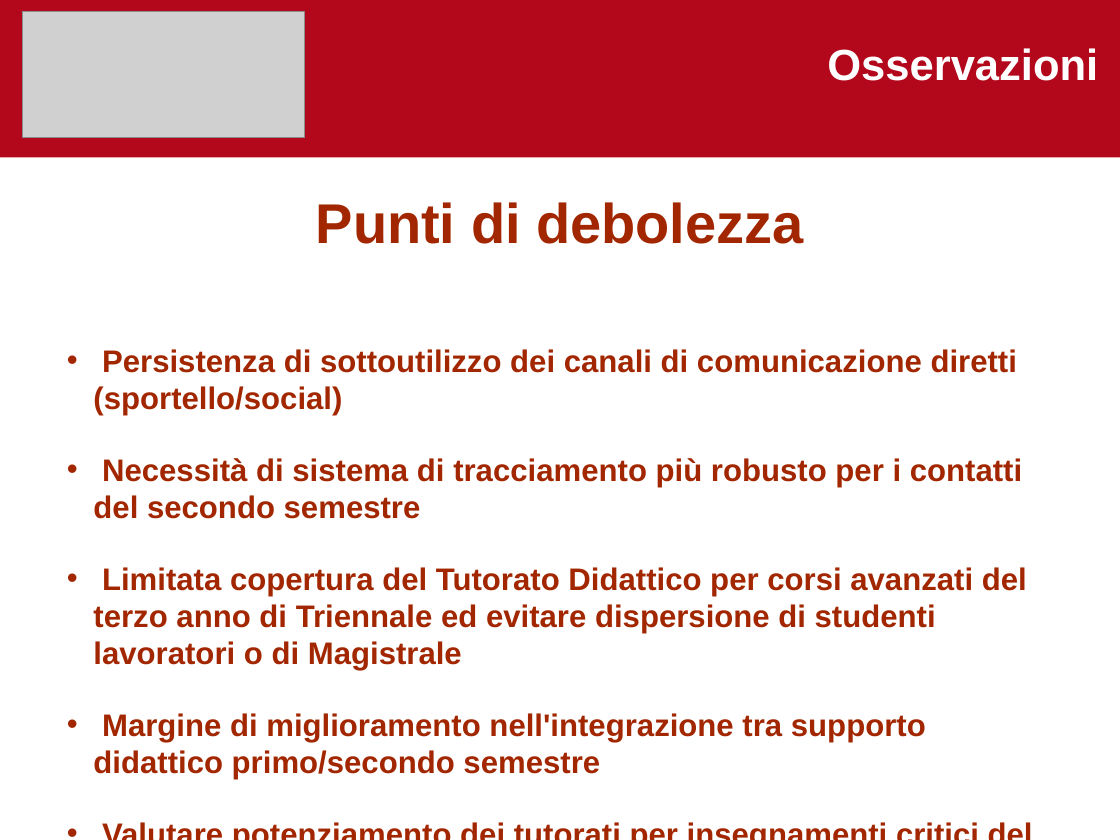
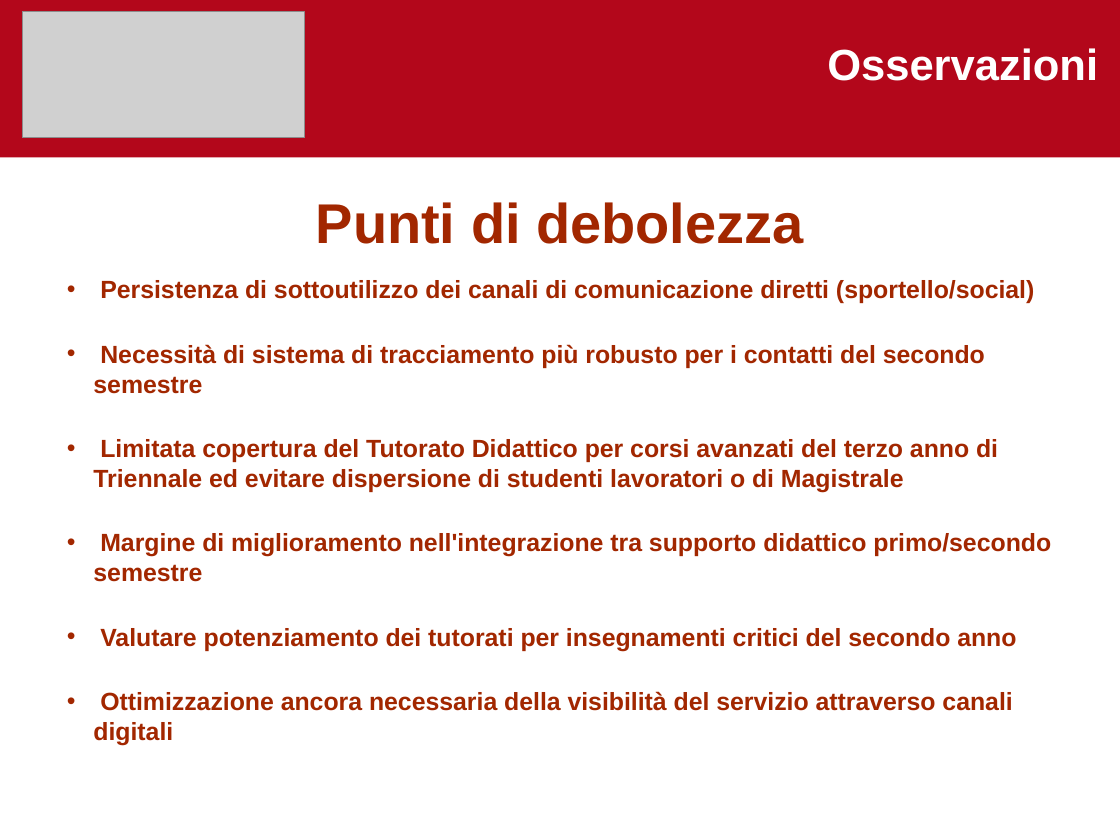
Before and after one commit to gabrielrovesti/Teaching-And-Tutoring, a slide deck: slide 5 of Tutorato UniPD/Tutor di Coordinamento/Presentazioni e raccolte dati/Informatica - Semestre 2.ppt. Drawn at 1120x840 pixels with LibreOffice and Linux fonts; fonts in the diff are those of the drawing; grey boxes stand for pictures. Boxes give left, top, right and bottom in pixels: in the first picture for what was removed or moved away, otherwise in the second. Text is boxed around its words. In the diff, an @@ line names an element or a change of style, - is before the commit and + after.

```diff
--- a/Tutorato UniPD/Tutor di Coordinamento/Presentazioni e raccolte dati/Informatica - Semestre 2.ppt
+++ b/Tutorato UniPD/Tutor di Coordinamento/Presentazioni e raccolte dati/Informatica - Semestre 2.ppt
@@ text "Punti di debolezza" at <box>93,202,1051,746</box>: size 20 to 16 pt @@
```
Also in this commit, not shown: 2 other slides changed, 1 other file.
